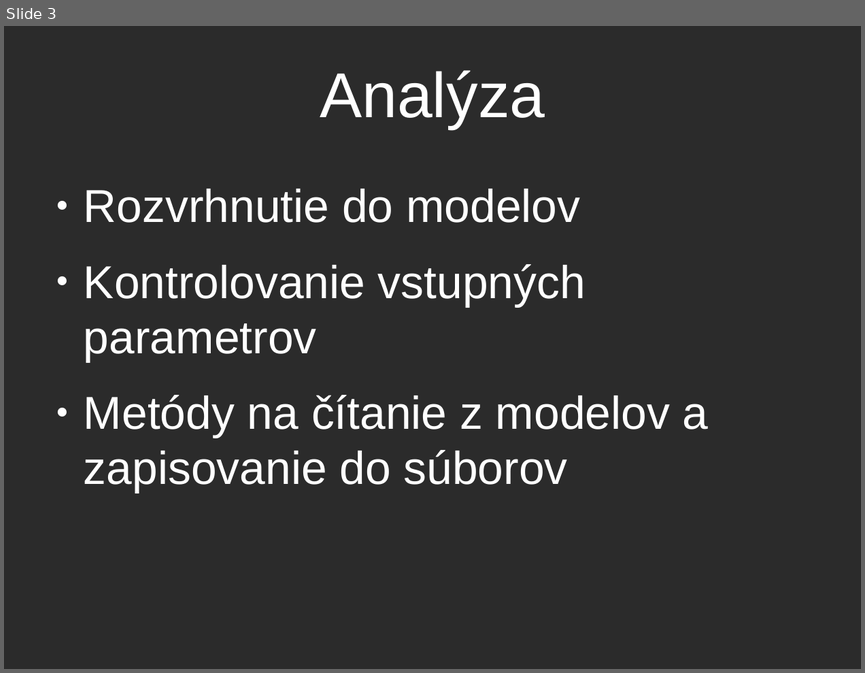
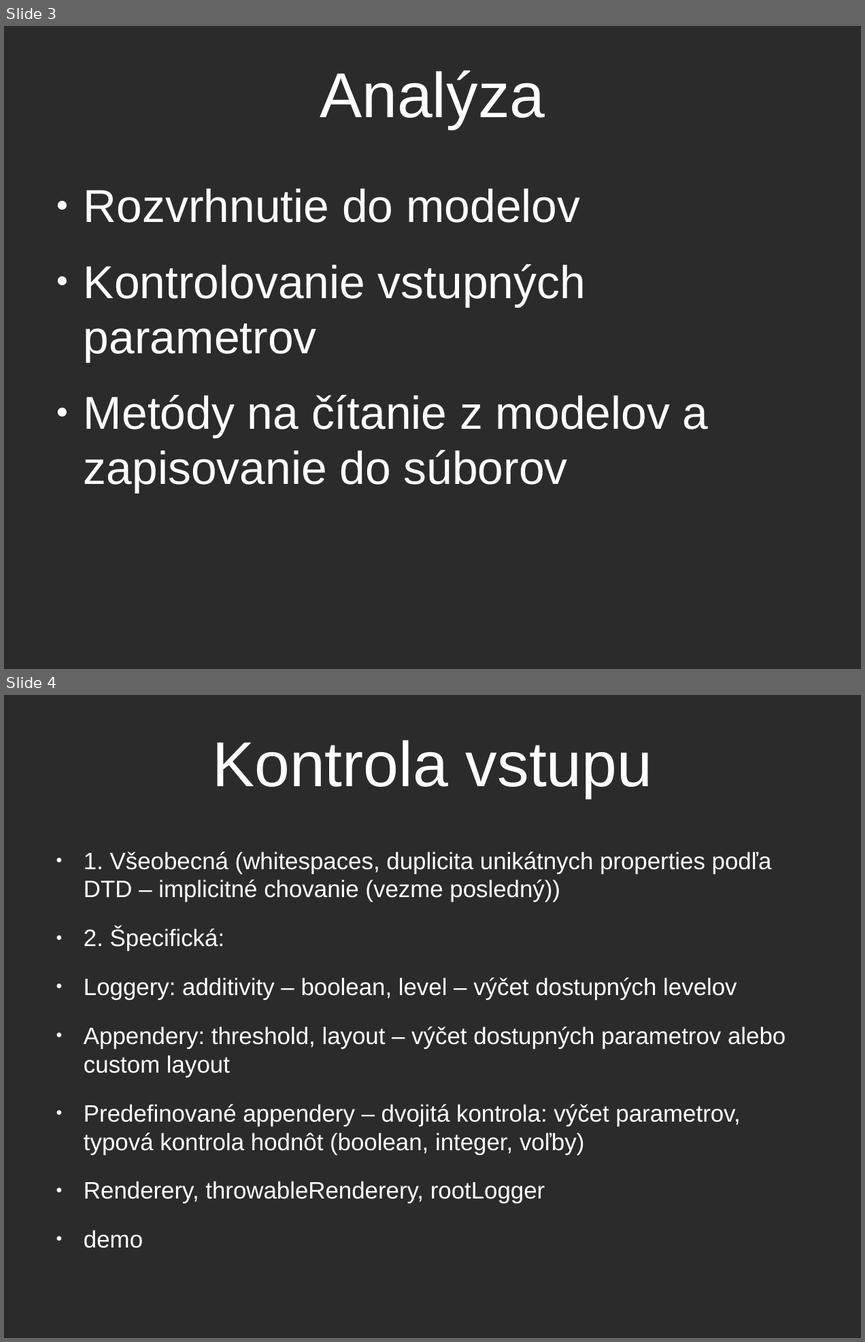
Before and after one commit to balent/Log4j-Convert-Configuration, a slide deck: prezentacia/log4j.odp. Shown one above the other, each under a label of ours: slide 3 before the commit, slides 3 and 4 after it. The pictures are 865x673 and 865x1342 pixels, drawn with LibreOffice and Linux fonts; fonts in the diff are those of the drawing; background and template pictures are left out; a plain dark background stands for a picture behind light text. Boxes give left, top, right and bottom in pixels: in the first picture for what was removed or moved away, otherwise in the second. Text is boxed around its words. In the diff, an @@ line names an element or a change of style, - is before the commit and + after.

Commit message:
finished input verification + new slide

```diff
--- a/prezentacia/log4j.odp
+++ b/prezentacia/log4j.odp
@@ slide 4 added at [4,695,861,1338], background picture (left out) @@
@@ title added at [212,740,652,798], 58.7 pt, text #FFFFFF @@
+Kontrola vstupu
@@ text added at [84,851,785,1203], 22 pt, text #FFFFFF @@
+● 1. Všeobecná (whitespaces, duplicita unikátnych properties podľa DTD – implicitné chovanie (vezme posledný))
+● 2. Špecifická:
+● Loggery: additivity – boolean, level – výčet dostupných levelov
+● Appendery: threshold, layout – výčet dostupných parametrov alebo custom layout
+● Predefinované appendery – dvojitá kontrola: výčet parametrov, typová kontrola hodnôt (boolean, integer, voľby)
+● Renderery, throwableRenderery, rootLogger
+● demo
```
Also in this commit, not shown: 3 other files.
